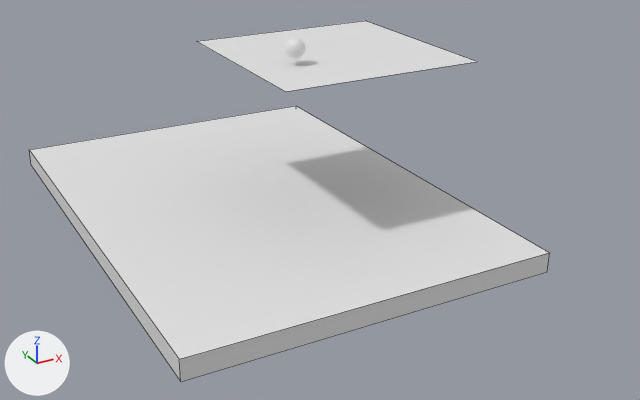
An edit to the Blender file bDiving.blend, drawn before and after from the same camera.
Camera for both pictures: a camera (50 mm lens) standing at (-43.9, -79.7, 22.5) and looking at (-2.8, -5.0, -14.8). The axes (+X, +Y, +Z) are drawn at lower left. The lights are the same throughout. Mesh edges are drawn as thin lines on the coarser meshes.

The first picture shows 'SeaFloor', 'Water'.
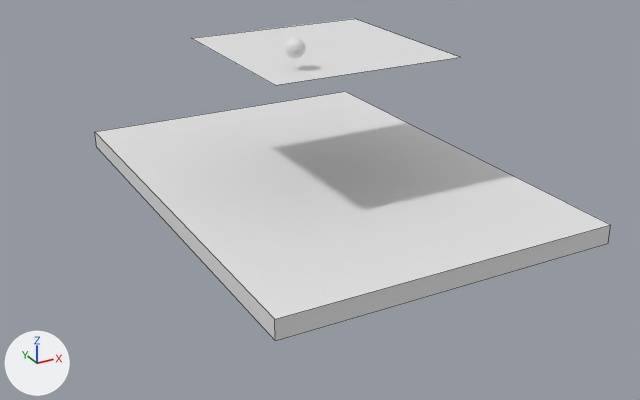
What differs and where, as boxes [x1, y1, x2, y2] in the pictures (640 x 400 px):
```json
{"object": "SeaFloor", "change": "moved", "before": [29, 106, 549, 382], "after": [95, 91, 611, 341]}
{"object": "Water", "change": "moved", "before": [197, 21, 477, 92], "after": [192, 19, 459, 85]}
```

The change, as JSON lines over the scene's bpy script:
```json
{"op": "set", "path": "ob_seafloor.location", "old": "(-8.22, -0.61, -15.71)", "new": "(0.0, 0.0, -15.0)"}
{"op": "set", "path": "ob_water.location", "old": "(-0.78, -3.62, 0.5)", "new": "(0.0, 0.0, 0.0)"}
```
